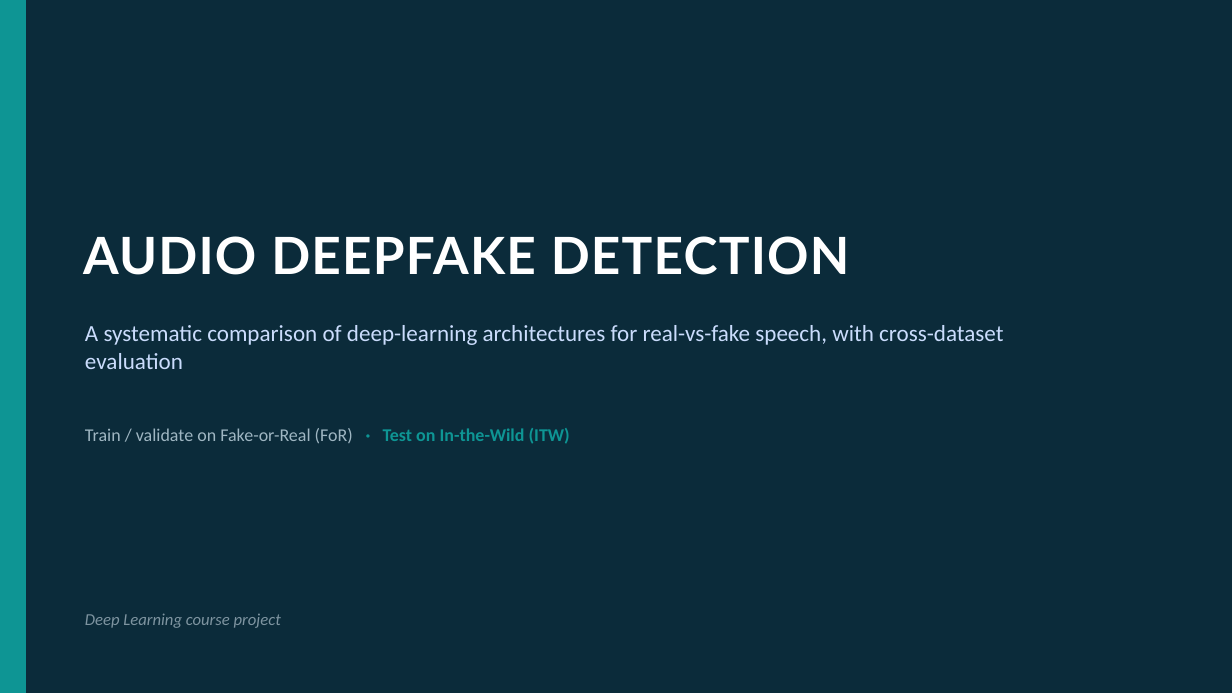
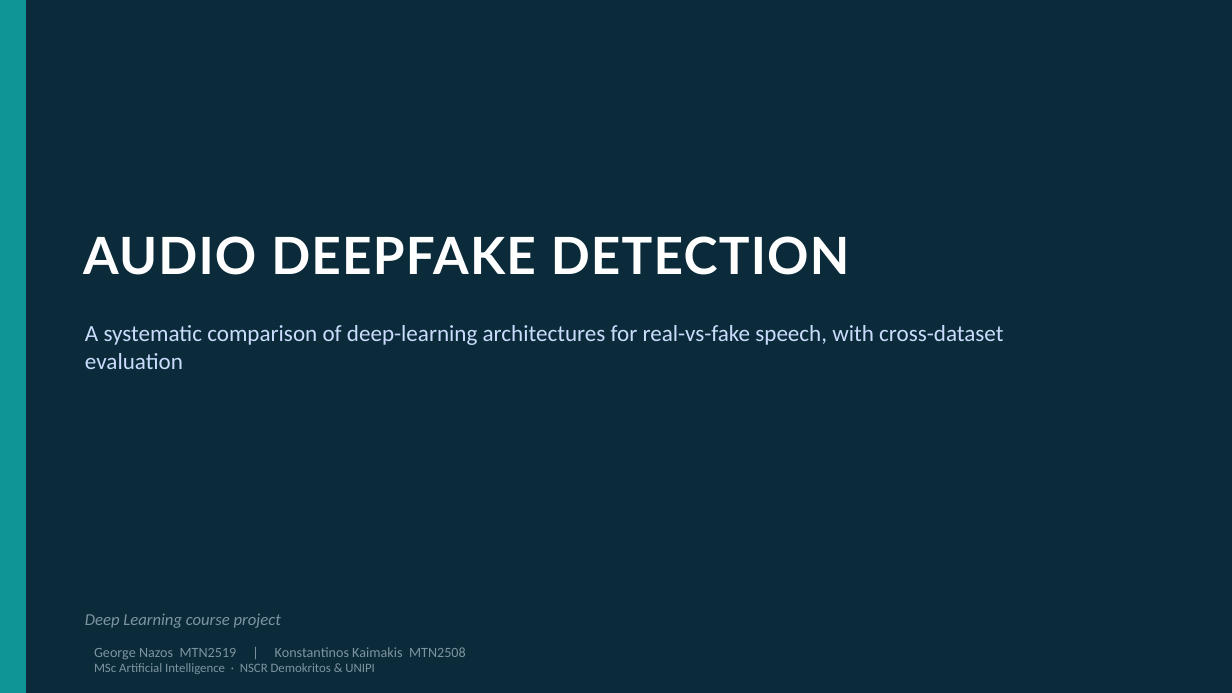
Before and after one commit to KonstaninosKaimakis/audio-deepfake-detection-DL, a slide deck: slide 1 of presentation.pptx. Drawn at 1232x693 pixels with LibreOffice and Linux fonts; fonts in the diff are those of the drawing. Boxes give left, top, right and bottom in pixels: in the first picture for what was removed or moved away, otherwise in the second. Text is boxed around its words. In the diff, an @@ line names an element or a change of style, - is before the commit and + after.

```diff
--- a/presentation.pptx
+++ b/presentation.pptx
@@ text removed at (x1=85, y1=428, x2=570, y2=443) @@
-Train / validate on Fake-or-Real (FoR) · Test on In-the-Wild (ITW)
@@ text added at (x1=94, y1=647, x2=466, y2=674), 11 pt, text #7E94A0 @@
+George Nazos MTN2519 | Konstantinos Kaimakis MTN2508
+MSc Artificial Intelligence · NSCR Demokritos & UNIPI
```
Also in this commit, not shown: 7 other slides changed, 1 slide added, 1 other file.
